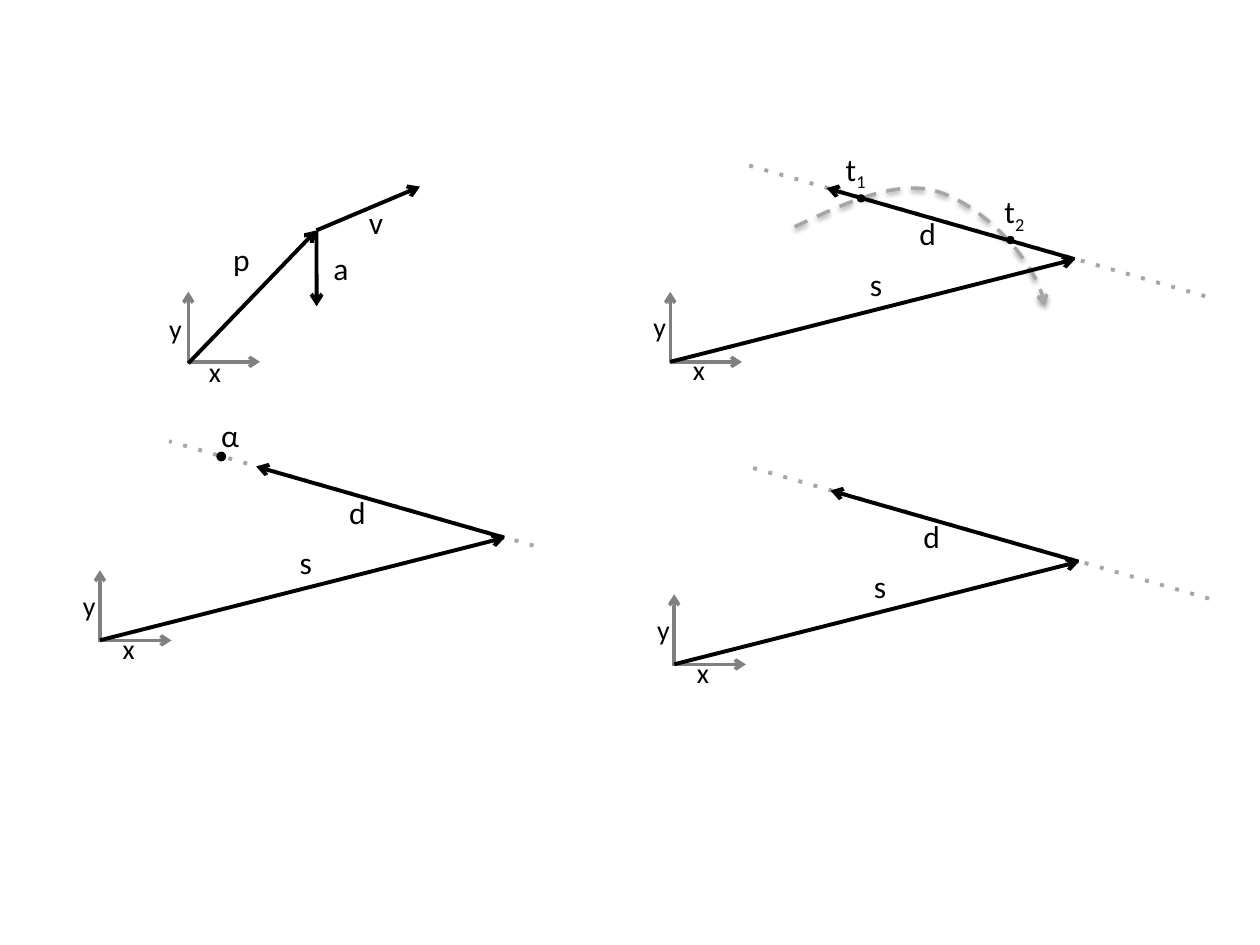
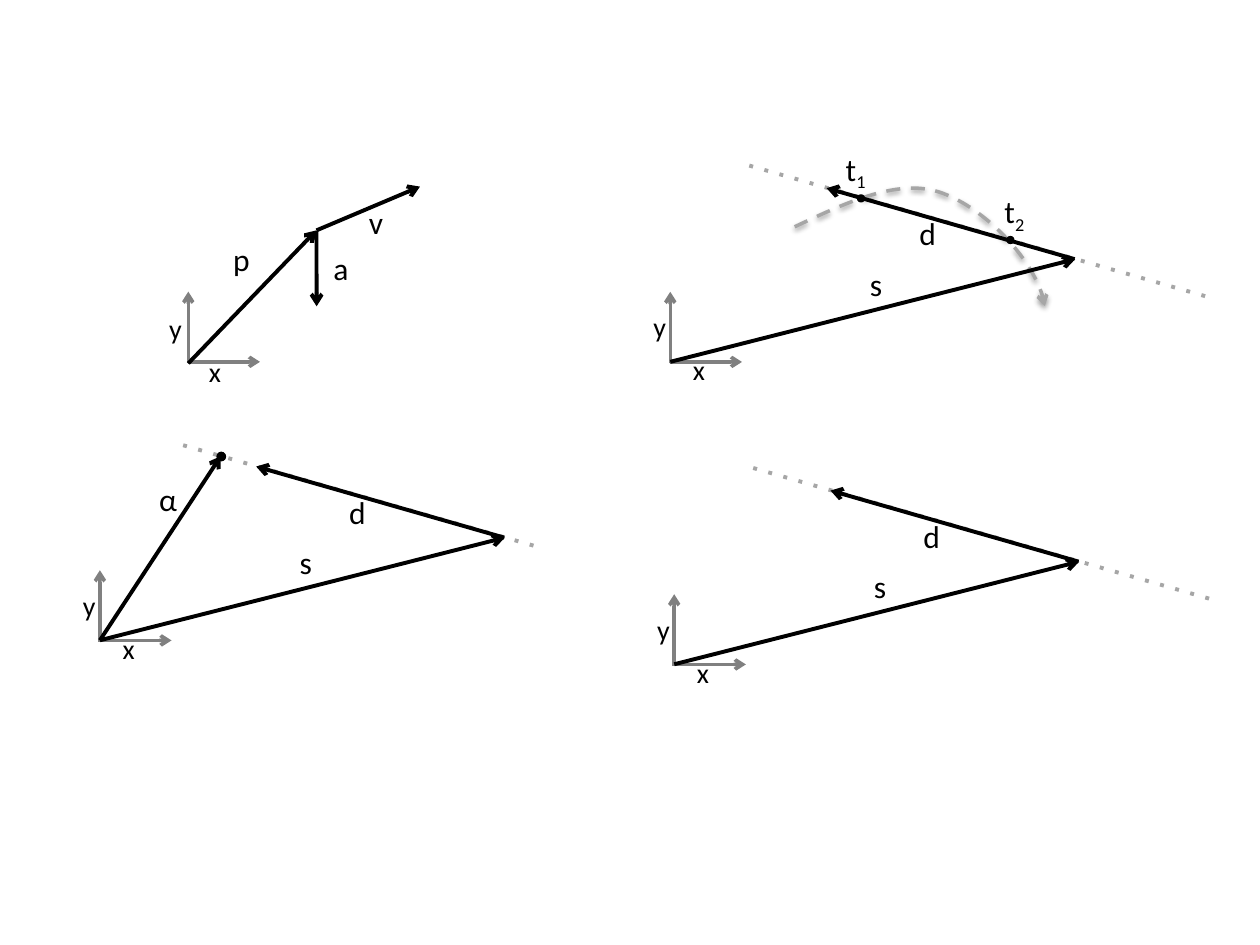
Before and after one commit to pcottle/MastersThesis, a slide deck: slide 5 of figures/figures.pptx. Drawn at 1260x945 pixels with LibreOffice and Linux fonts; fonts in the diff are those of the drawing. Boxes give left, top, right and bottom in pixels: in the first picture for what was removed or moved away, otherwise in the second. Text is boxed around its words. In the diff, an @@ line names an element or a change of style, - is before the commit and + after.

```diff
--- a/figures/figures.pptx
+++ b/figures/figures.pptx
@@ line moved from (533, 546) - (169, 441) to (533, 546) - (178, 444) @@
@@ arrow added from (100, 640) to (220, 456), #000000 2.25 pt @@
@@ text "α" rewrapped from (221, 431, 239, 455) to (159, 495, 177, 512) @@
```
Also in this commit, not shown: 5 other slides changed, 1 slide added, 5 other files.
